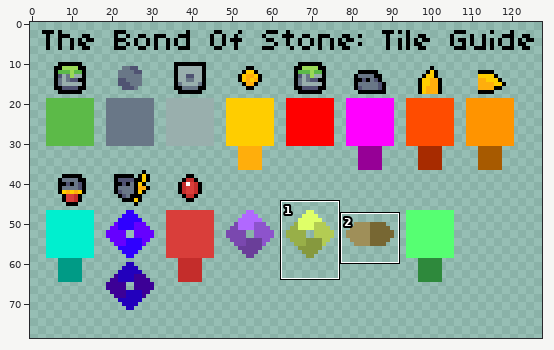
Sprite sheet: TILE_GUIDE.png. The picture above shows the old version from afar; the outline marks the close-up.
Close-up. Before:
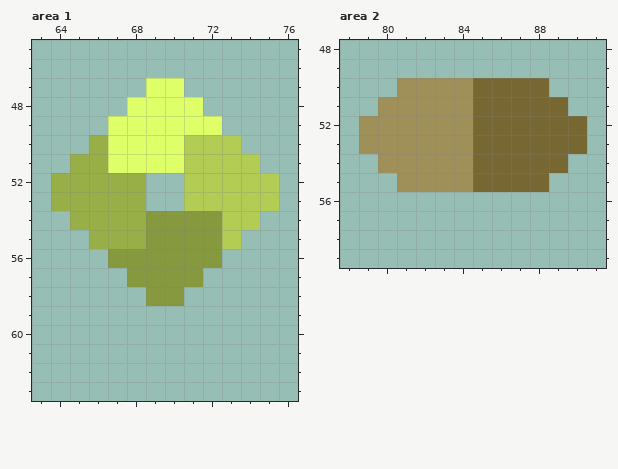
The file is 128x128 pixels. Pixels under 10% opacity are left out. Colours within 5 levels of each other are drawn and written as one. Shown: area 1: x 63..76, y 45..63; area 2: x 78..91, y 48..59. The wide view leaves out empty margins. The commit also changed other parts of the picture, which this record leaves out.
After the commit:
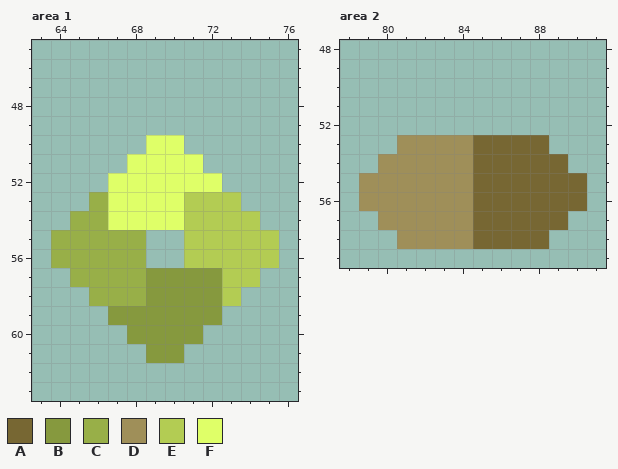
Palette (. is transparent): A #776733  B #86993e  C #98af48  D #9f8f59  E #b3cc53  F #dfff68
Changes in this commit:
--- area 1
@@ x 63..76 @@
 46 ..............
-47 ......FF......
-48 .....FFFF.....
-49 ....FFFFFF....
-50 ...CFFFFEEE...
-51 ..CCFFFFEEEE..
-52 .CCCCC..EEEEE.
-53 .CCCCC..EEEEE.
-54 ..CCCCBBBBEE..
-55 ...CCCBBBBE...
-56 ....BBBBBB....
-57 .....BBBB.....
-58 ......BB......
-59 ..............
-60 ..............
-61 ..............
+47 ..............
+48 ..............
+49 ..............
+50 ......FF......
+51 .....FFFF.....
+52 ....FFFFFF....
+53 ...CFFFFEEE...
+54 ..CCFFFFEEEE..
+55 .CCCCC..EEEEE.
+56 .CCCCC..EEEEE.
+57 ..CCCCBBBBEE..
+58 ...CCCBBBBE...
+59 ....BBBBBB....
+60 .....BBBB.....
+61 ......BB......
 62 ..............
--- area 2
@@ x 78..91 @@
 49 ..............
-50 ...DDDDAAAA...
-51 ..DDDDDAAAAA..
-52 .DDDDDDAAAAAA.
-53 .DDDDDDAAAAAA.
+50 ..............
+51 ..............
+52 ..............
+53 ...DDDDAAAA...
 54 ..DDDDDAAAAA..
-55 ...DDDDAAAA...
-56 ..............
-57 ..............
-58 ..............
+55 .DDDDDDAAAAAA.
+56 .DDDDDDAAAAAA.
+57 ..DDDDDAAAAA..
+58 ...DDDDAAAA...
 59 ..............
